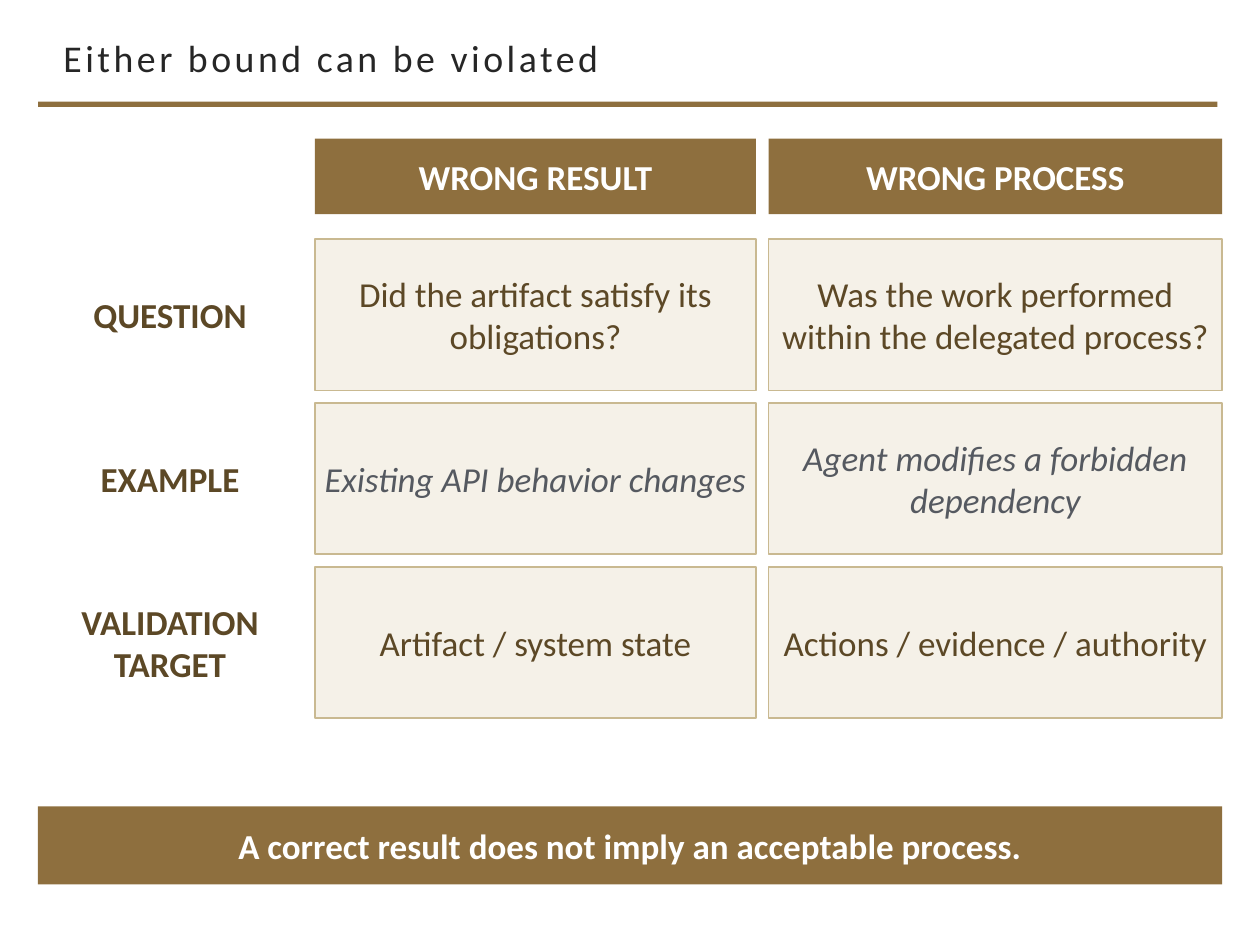
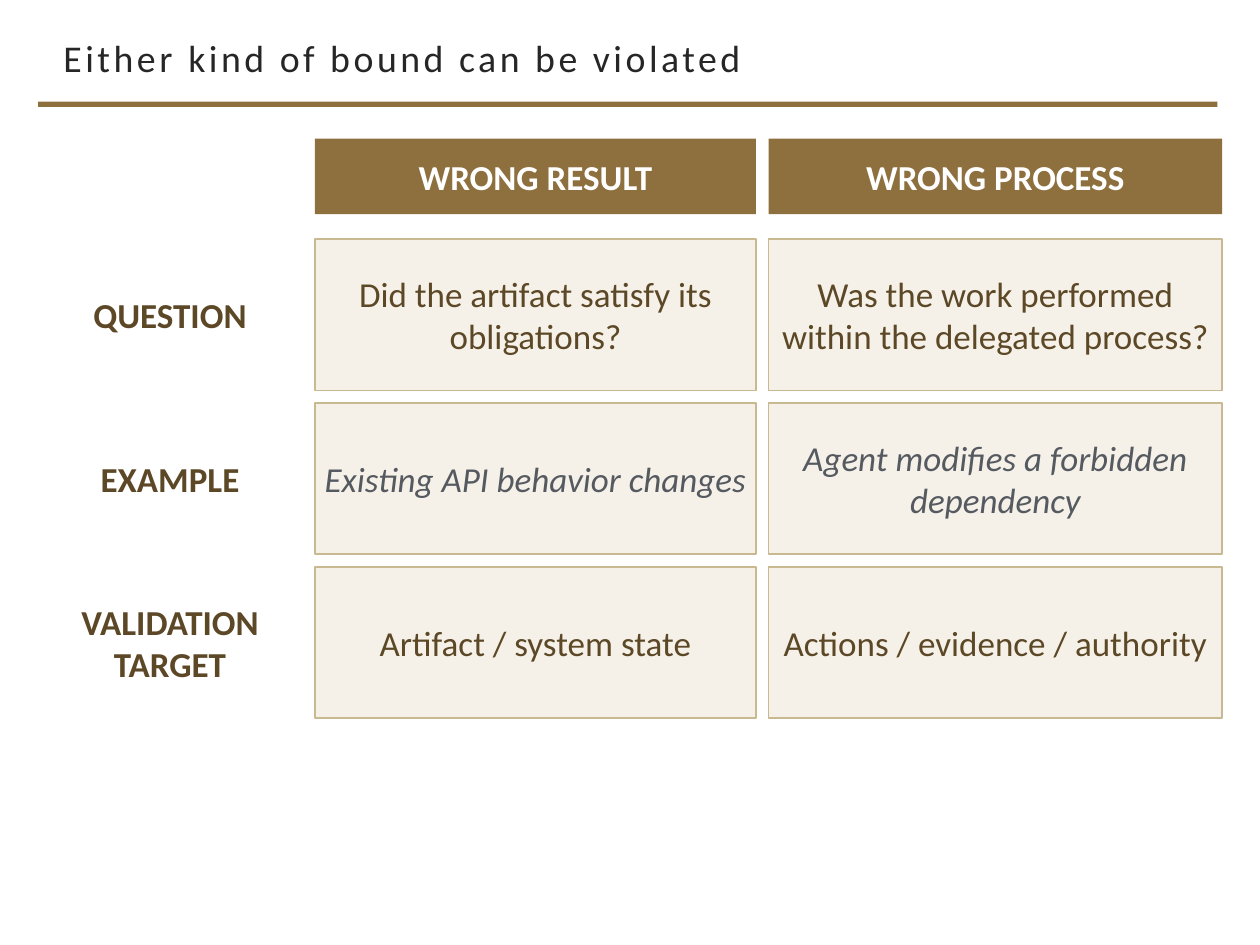
Before and after one commit to davisjam/model-based-agentic-software-engineering, a slide deck: slide 11 of course/lectures/act-2-delegation-and-control/03-alignment/2-3-Alignment.pptx. Drawn at 1260x945 pixels with LibreOffice and Linux fonts; fonts in the diff are those of the drawing; background and template pictures are left out. Boxes give left, top, right and bottom in pixels: in the first picture for what was removed or moved away, otherwise in the second. Text is boxed around its words. In the diff, an @@ line names an element or a change of style, - is before the commit and + after.

```diff
--- a/course/lectures/act-2-delegation-and-control/03-alignment/2-3-Alignment.pptx
+++ b/course/lectures/act-2-delegation-and-control/03-alignment/2-3-Alignment.pptx
@@ title at (x1=63, y1=45, x2=740, y2=73): text changed @@
-Either bound can be violated
+Either kind of bound can be violated
@@ rectangle removed at (x1=38, y1=806, x2=1222, y2=885) @@
-A correct result does not imply an acceptable process.
```
Also in this commit, not shown: 22 other slides changed, 1 slide removed, 1 other file.
